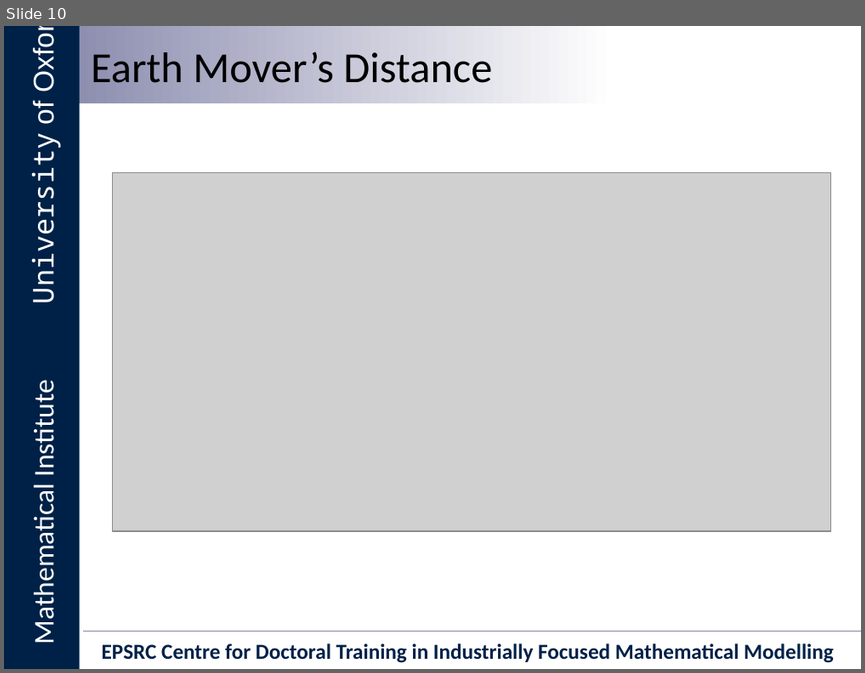
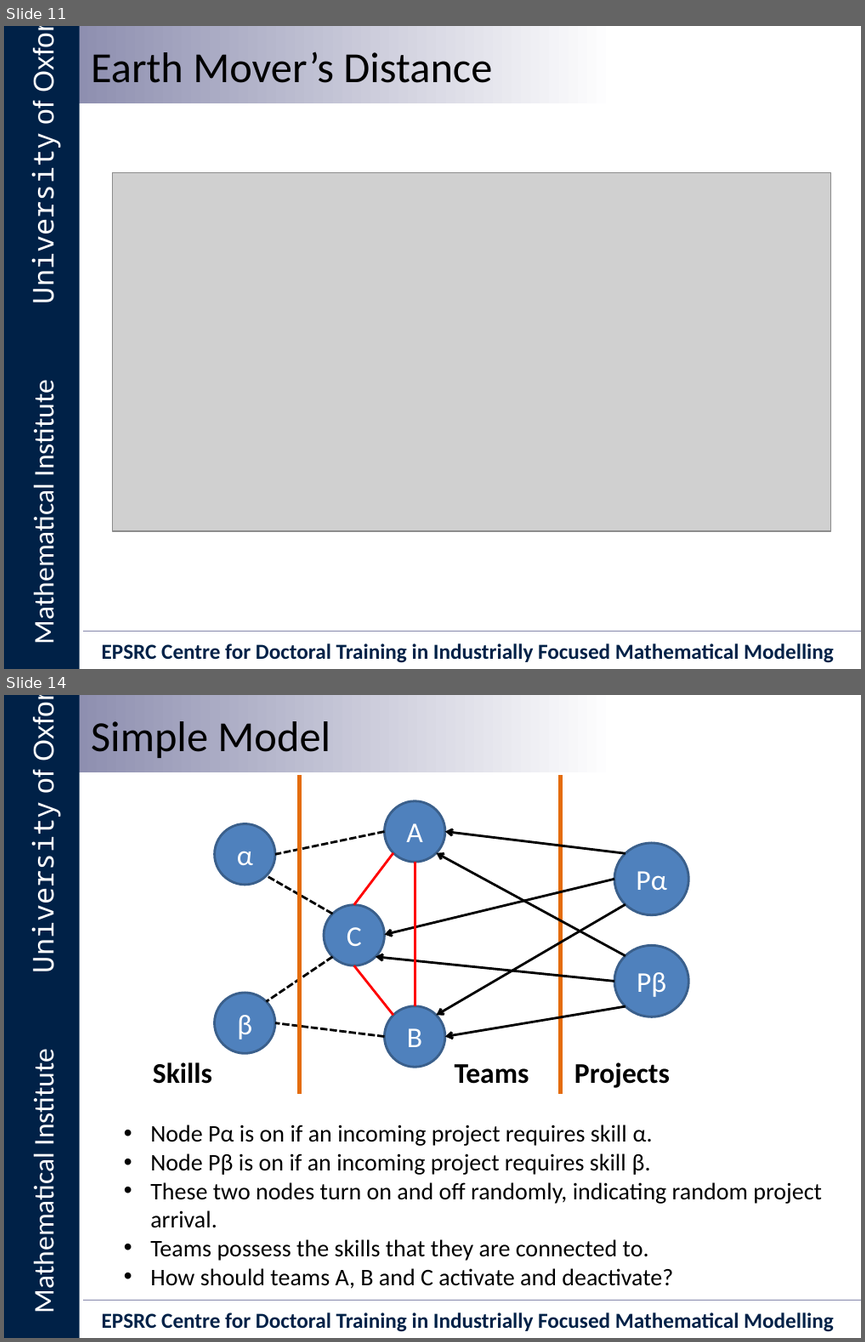
Before and after one commit to Ectheleon/IIT-Mini-Project, a slide deck: Writeup/Presentation/Integrated Information Theory for Organisational Consciousness.pptx. Shown one above the other, each under a label of ours: slide 10 before the commit, slides 11 and 14 after it; the slides between them are not shown. The pictures are 865x673 and 865x1342 pixels, drawn with LibreOffice and Linux fonts; fonts in the diff are those of the drawing; grey boxes stand for pictures; background and template pictures are left out. Boxes give left, top, right and bottom in pixels: in the first picture for what was removed or moved away, otherwise in the second. Text is boxed around its words. In the diff, an @@ line names an element or a change of style, - is before the commit and + after.

Commit message:
Added slides describing model. Nearly finished...

```diff
--- a/Writeup/Presentation/Integrated Information Theory for Organisational Consciousness.pptx
+++ b/Writeup/Presentation/Integrated Information Theory for Organisational Consciousness.pptx
@@ slide 14 added at [4, 695, 861, 1338], background #FFFFFF; not listed: 6 template elements that a slide beside it also shows @@
@@ text added at [91, 721, 330, 758], 36 pt, text #000000 @@
+Simple Model
@@ line added from (300, 775) to (300, 1094), #E46C0A 4 pt @@
@@ line added from (560, 775) to (560, 1094), #E46C0A 4 pt @@
@@ ellipse added at [385, 801, 445, 862], fill #4F81BD, outline #3A5F8C 2 pt, 24 pt, text #FFFFFF @@
+A
@@ ellipse added at [215, 823, 276, 885], fill #4F81BD, outline #3A5F8C 2 pt, 24 pt, text #FFFFFF @@
+α
@@ line added from (385, 831) to (276, 854), #000000 2 pt dashed @@
@@ arrow added from (625, 853) to (445, 831), #000000 2 pt @@
@@ ellipse added at [614, 843, 688, 915], fill #4F81BD, outline #3A5F8C 2 pt, 24 pt, text #FFFFFF @@
+Pα
@@ line added from (393, 852) to (354, 905), #FF0000 2 pt @@
@@ line added from (415, 862) to (415, 1006), #FF0000 2 pt @@
@@ arrow added from (625, 955) to (436, 852), #000000 2 pt @@
@@ line added from (332, 913) to (266, 876), #000000 2 pt dashed @@
@@ arrow added from (614, 879) to (385, 934), #000000 2 pt @@
@@ ellipse added at [324, 905, 385, 966], fill #4F81BD, outline #3A5F8C 2 pt, 24 pt, text #FFFFFF @@
+C
@@ arrow added from (625, 904) to (436, 1015), #000000 2 pt @@
@@ ellipse added at [614, 945, 688, 1016], fill #4F81BD, outline #3A5F8C 2 pt, 24 pt, text #FFFFFF @@
+Pβ
@@ line added from (332, 956) to (266, 1002), #000000 2 pt dashed @@
@@ line added from (354, 966) to (393, 1015), #FF0000 2 pt @@
@@ arrow added from (614, 981) to (375, 956), #000000 2 pt @@
@@ ellipse added at [215, 993, 276, 1053], fill #4F81BD, outline #3A5F8C 2 pt, 24 pt, text #FFFFFF @@
+β
@@ line added from (385, 1036) to (275, 1023), #000000 2 pt dashed @@
@@ ellipse added at [385, 1006, 445, 1066], fill #4F81BD, outline #3A5F8C 2 pt, 24 pt, text #FFFFFF @@
+B
@@ arrow added from (625, 1006) to (445, 1036), #000000 2 pt @@
@@ text added at [153, 1062, 212, 1083], 24 pt, text #000000, bold @@
+Skills
@@ text added at [454, 1064, 529, 1083], 24 pt, text #000000, bold @@
+Teams
@@ text added at [574, 1062, 670, 1088], 24 pt, text #000000, bold @@
+Projects
@@ text added at [150, 1124, 822, 1288], 20 pt, text #000000 @@
+• Node Pα is on if an incoming project requires skill α.
+• Node Pβ is on if an incoming project requires skill β.
+• These two nodes turn on and off randomly, indicating random project arrival.
+• Teams possess the skills that they are connected to.
+• How should teams A, B and C activate and deactivate?
@@ what was slide 10 is now slide 11 @@
```
Also in this commit, not shown: 7 other slides added, 1 slide removed.
